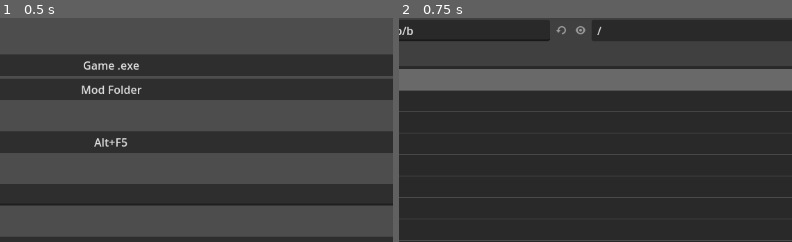
Above: before the commit, frames 1-2 (left to right).
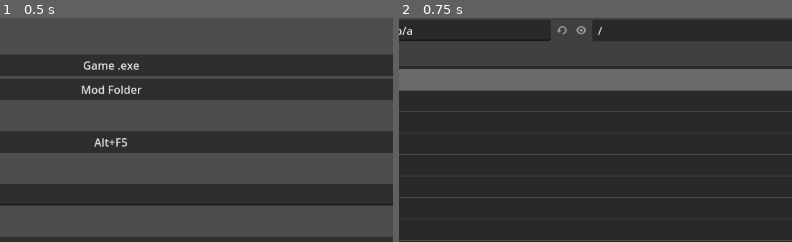
Above: after the commit, the same moments.

Repository: GodotModding/godot-mod-tool
Game: Godot game, scene res://main.tscn
The game is run twice, just before and just after one commit, with the same random seed, the same clock (stepped at 60 frames per second) and the same inputs.
Inputs:
- Up to frame 1 (0.5 s): no input
- Up to frame 2 (0.75 s): click "Game .exe" at 0.5 s
The pictures show only the part of the screen within x 35-85%, y 6-56%; the shares and areas given below are measured in that part.

Frame 1 is identical in both runs. In frame 2, 0.1% of the frame differs, in the area x 2-52%, y 3-10%.

Commit message:
🔨 check if mod folders exist

Diff:
--- a/main.gd
+++ b/main.gd
@@ -20,6 +20,7 @@
 @onready var btn_start_game_key = $MarginContainer/VBoxContainer/Btn_StartGameKey
 @onready var line_edit = $MarginContainer/VBoxContainer/LineEdit
 @onready var line_edit_excluded_file_extensions = $MarginContainer/VBoxContainer/LineEdit_ExcludedFileExtensions
+@onready var error_message = $MarginContainer/VBoxContainer/Error_Message
 
 
 # Called when the node enters the scene tree for the first time.
@@ -29,24 +30,27 @@
 
 func _input(event):
 	if event.is_action("start_game"):
+		hide_error_message()
 		start_game()
 
 func start_game():
-	zip_folder()
-	OS.shell_open(str(data.game_folder, '/', data.runner_script_name))
+	if(data.game_folder != '' && data.mod_folder != '' && Utils.is_dir_there(data.mod_folder) && Utils.is_dir_there(data.game_folder.path_join(data.game_mod_folder))):
+		zip_folder()
+		OS.shell_open(str(data.game_folder, '/', data.runner_script_name))
+	else:
+		show_error_message("missing mod / game folder")
 
 func zip_folder():
-	if(data.game_folder != '' && data.mod_folder != ''):
-		# Create zip folder - in game mod folder - from source mod folder
-		var game_mod_folder_path = data.game_folder.path_join(data.game_mod_folder).path_join(str(data.mod_folder_name,".zip"))
-		Utils.zip_folder(data.mod_folder, game_mod_folder_path, data.exluded_file_extensions)
-	else:
-		print(str('ERROR: missing mod / game folder'))
+	# Create zip folder - in game mod folder - from source mod folder
+	var game_mod_folder_path = data.game_folder.path_join(data.game_mod_folder).path_join(str(data.mod_folder_name,".zip"))
+	Utils.zip_folder(data.mod_folder, game_mod_folder_path, data.exluded_file_extensions)
+
 
 func update_UI():
 	current_game_exe.text = str("Game .exe: ", data.game_exe)
 	current_mod_folder.text = str("Mod Folder: ", data.mod_folder)
 	line_edit.text = data.runner_script_name
+	hide_error_message()
 
 	line_edit_excluded_file_extensions.text = ", ".join(data.exluded_file_extensions)
 
@@ -69,6 +73,13 @@
 		var mod_folder_split = dir.split("/")
 		data.mod_folder_name = mod_folder_split[mod_folder_split.size() - 1]
 		current_mod_folder.text = str("Mod Folder: ", dir)
+
+func show_error_message(message: String):
+	print(str("ERROR: ", message))
+	error_message.text = str("ERROR: ", message)
+
+func hide_error_message():
+	error_message.text = ''
 
 func _on_file_dialog_dir_selected(dir):
 	handle_file_dialog(dir)
--- a/main.tscn
+++ b/main.tscn
@@ -92,6 +92,15 @@
 layout_mode = 2
 placeholder_text = ".something, .something.else, ..."
 
+[node name="Spacer5" type="Control" parent="MarginContainer/VBoxContainer"]
+custom_minimum_size = Vector2(0, 10)
+layout_mode = 2
+
+[node name="Error_Message" type="Label" parent="MarginContainer/VBoxContainer"]
+layout_mode = 2
+text = "%ERROR_MESSAGE%"
+horizontal_alignment = 1
+
 [node name="FileDialog" type="FileDialog" parent="MarginContainer"]
 title = "Open a File or Directory"
 position = Vector2i(30, 35)
--- a/utils.gd
+++ b/utils.gd
@@ -61,6 +61,12 @@
 
 	return is_extension
 
+func is_file_there(path):
+	return FileAccess.file_exists(path)
+
+func is_dir_there(path):
+	return DirAccess.dir_exists_absolute(path)
+
 func get_entries(string) -> Array:
 	var regex = RegEx.new()
 	# https://stackoverflow.com/a/5001626
